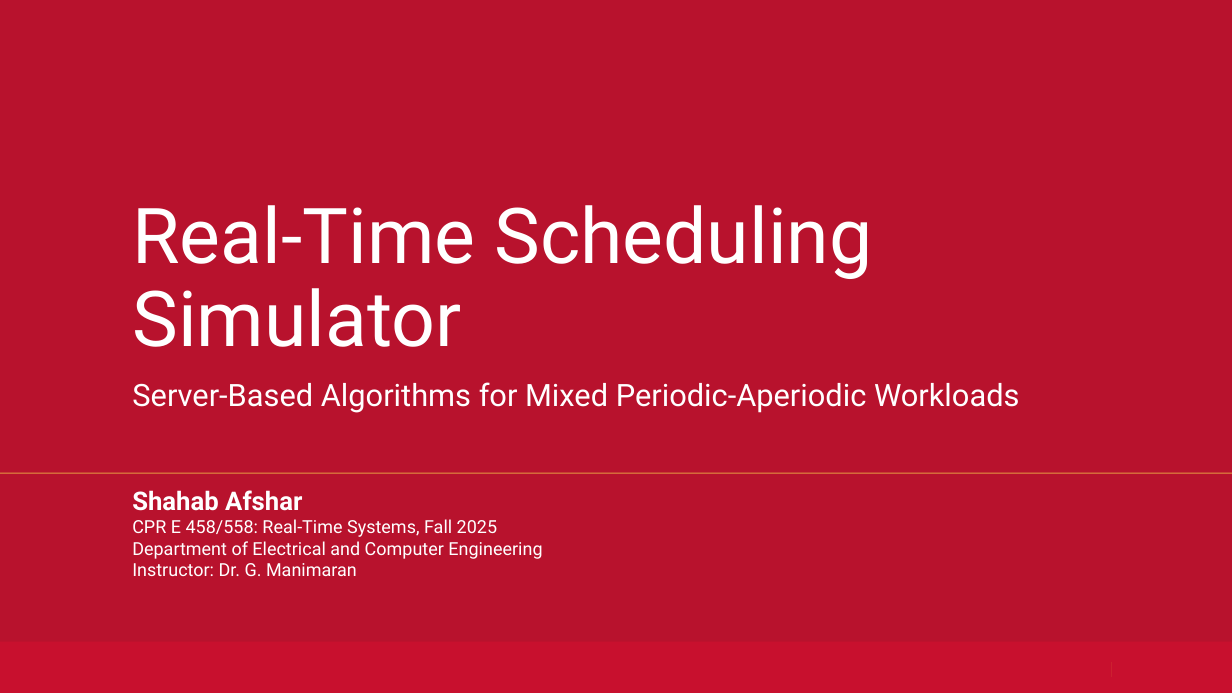
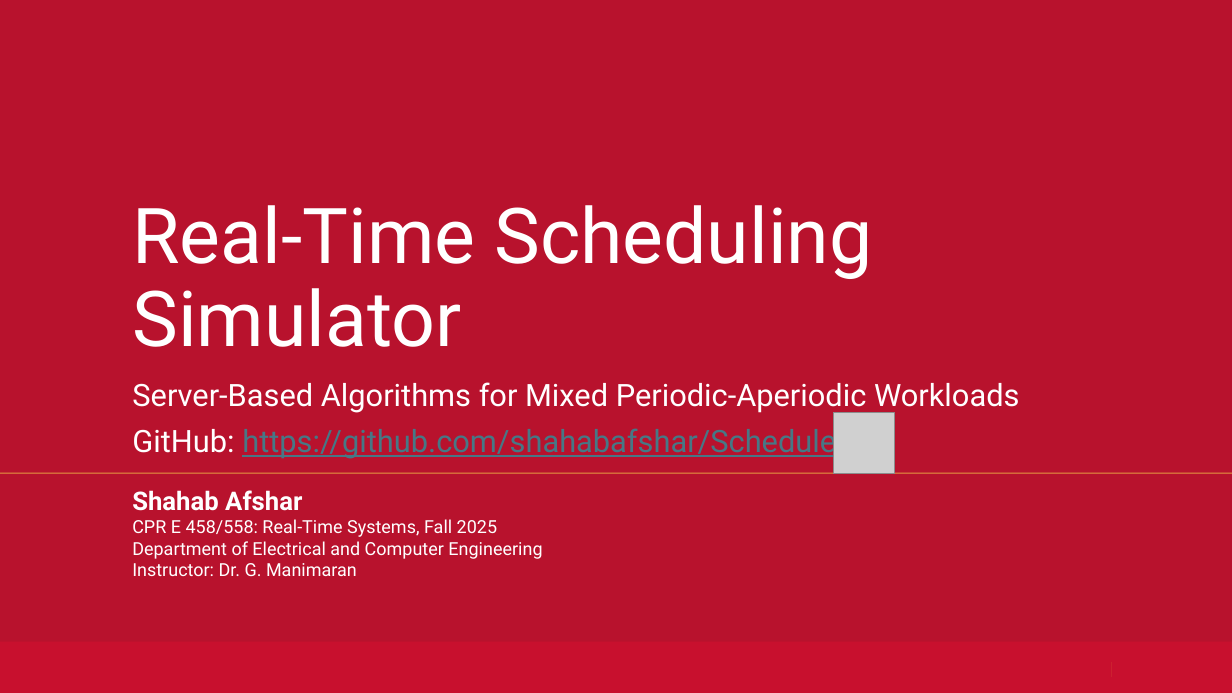
Before and after one commit to shahabafshar/Scheduler, a slide deck: slide 1 of documents/final/Real_Time_Scheduling_Simulator_Presentation.pptx. Drawn at 1232x693 pixels with LibreOffice and Linux fonts; fonts in the diff are those of the drawing; grey boxes stand for pictures; background and template pictures are left out; a plain dark background stands for a picture behind light text. Boxes give left, top, right and bottom in pixels: in the first picture for what was removed or moved away, otherwise in the second. Text is boxed around its words. In the diff, an @@ line names an element or a change of style, - is before the commit and + after.

Commit message:
Remove temporary PowerPoint file and update FINAL_REPORT.md and PRESENTATION.md for consistency and clarity. The report now reflects the correct academic year (Fall 2025) and includes updated references to authors in the context of server-based scheduling algorithms. Additionally, the IEEE template is enhanced with new packages for better formatting and functionality.

```diff
--- a/documents/final/Real_Time_Scheduling_Simulator_Presentation.pptx
+++ b/documents/final/Real_Time_Scheduling_Simulator_Presentation.pptx
@@ picture added at box(834, 412, 895, 473) @@
@@ subtitle at box(132, 424, 846, 460): paragraph added @@
+GitHub: https://github.com/shahabafshar/Scheduler
```
Also in this commit, not shown: 3 other slides changed, 13 other files.
